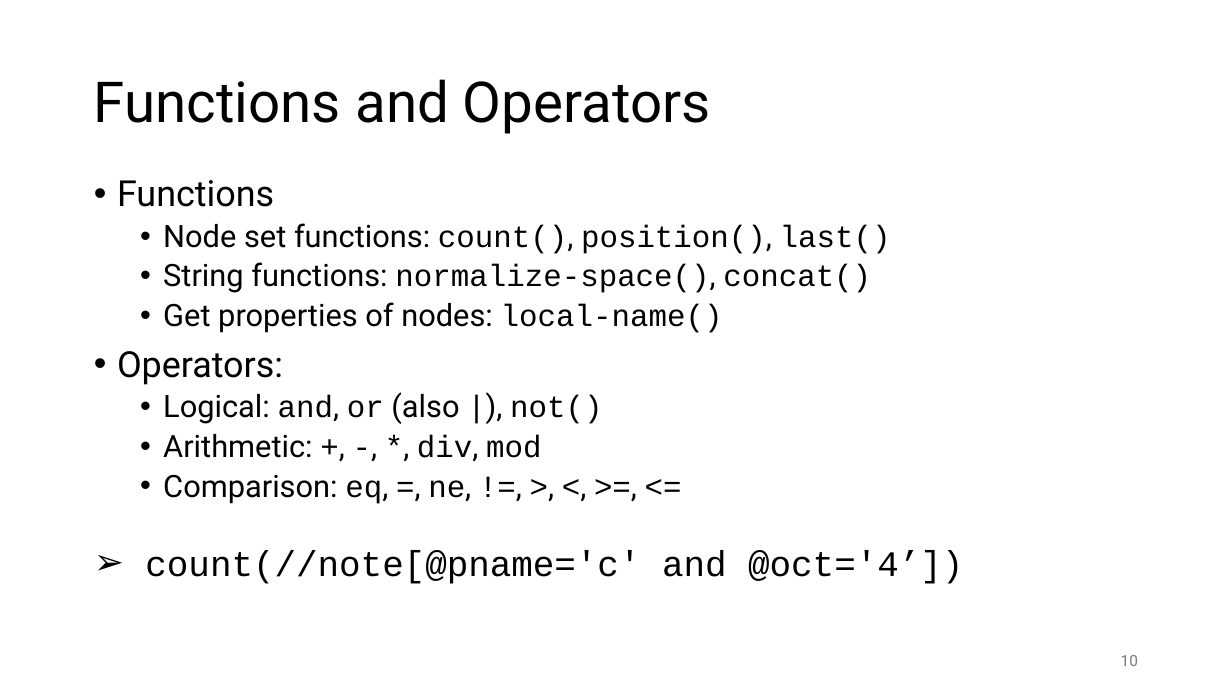
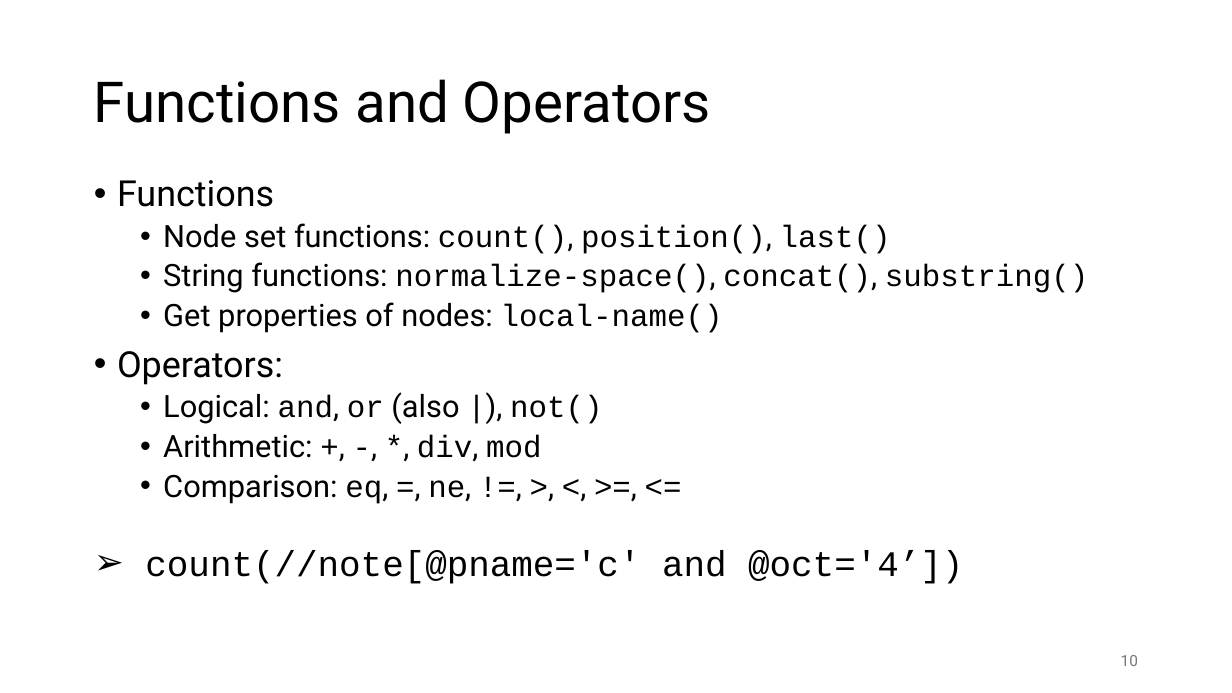
Before and after one commit to martha-thomae/XSLT-examples-for-MEI, a slide deck: slide 10 of Workshop.pptx. Drawn at 1232x693 pixels with LibreOffice and Linux fonts; fonts in the diff are those of the drawing. Boxes give left, top, right and bottom in pixels: in the first picture for what was removed or moved away, otherwise in the second. Text is boxed around its words. In the diff, an @@ line names an element or a change of style, - is before the commit and + after.

```diff
--- a/Workshop.pptx
+++ b/Workshop.pptx
@@ text at [163,262,1088,293]: text changed @@
-  • String functions: normalize-space(), concat()
+  • String functions: normalize-space(), concat(), substring()
```
Also in this commit, not shown: 2 other slides changed, 1 other file.
